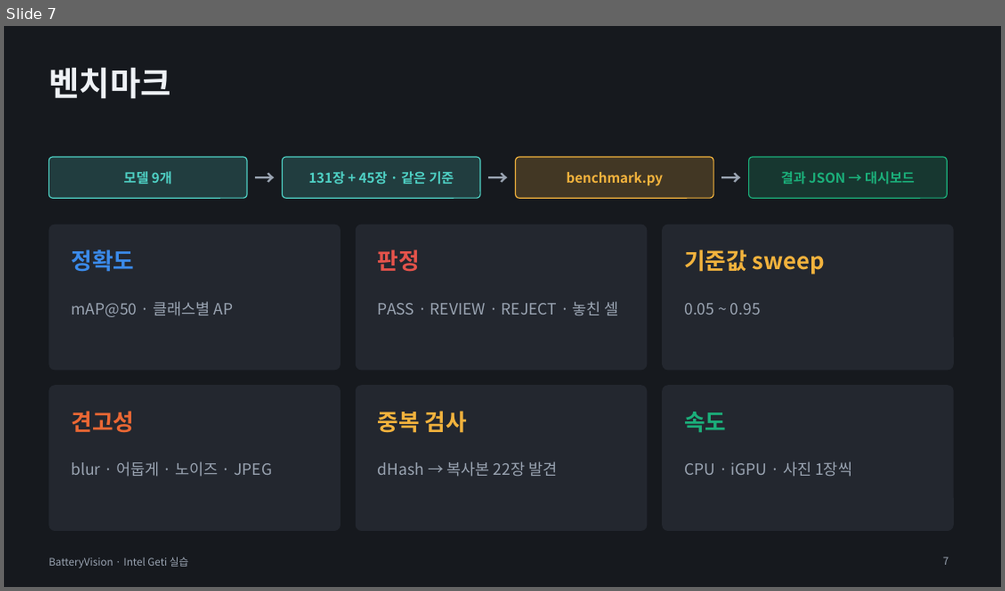
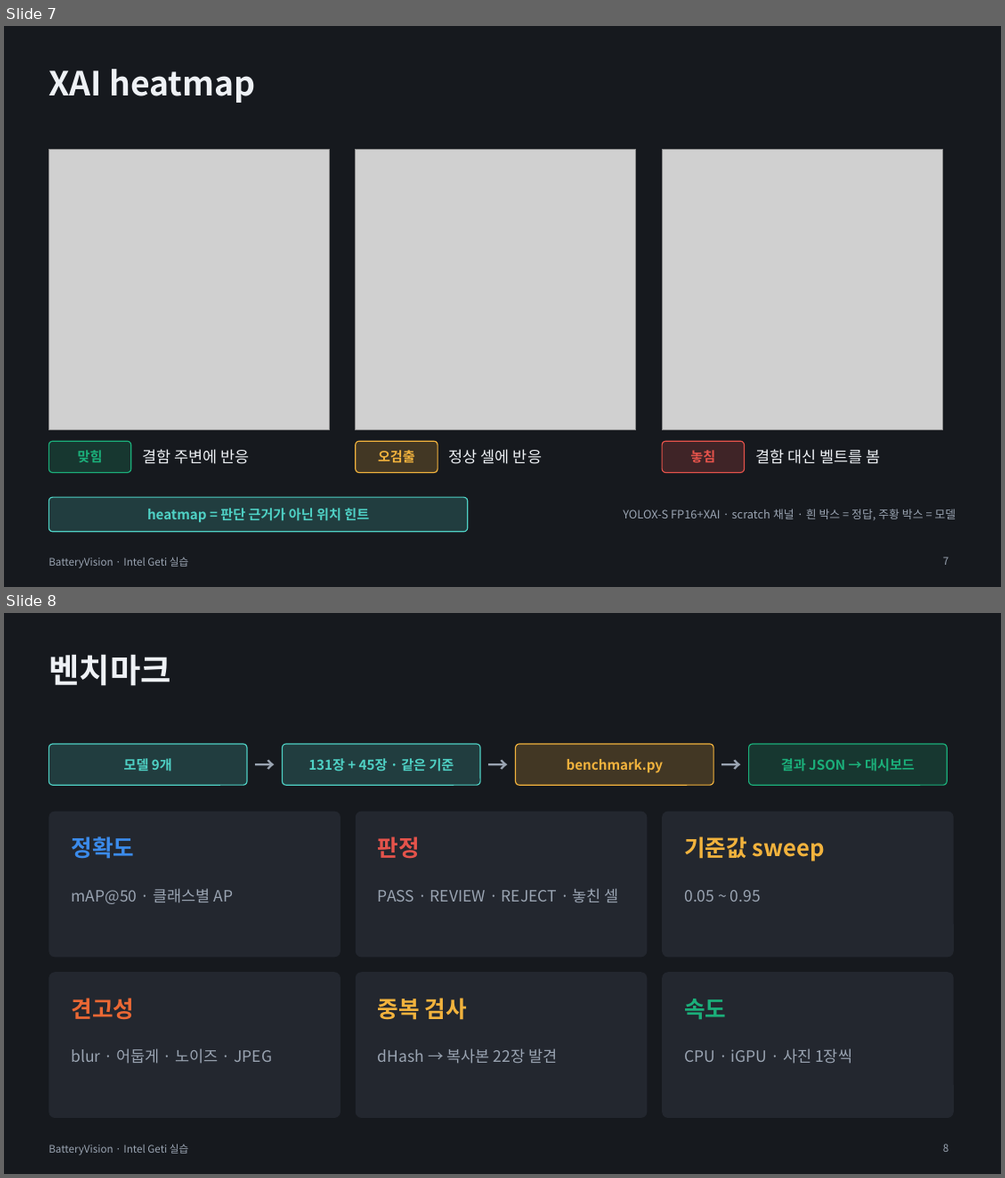
Before and after one commit to se4nchoi/batteryvision, a slide deck: docs/submission/BatteryVision_발표.pptx. Shown one above the other, each under a label of ours: slide 7 before the commit, slides 7 and 8 after it. The pictures are 1005x591 and 1005x1178 pixels, drawn with LibreOffice and Linux fonts; fonts in the diff are those of the drawing; grey boxes stand for pictures. Boxes give left, top, right and bottom in pixels: in the first picture for what was removed or moved away, otherwise in the second. Text is boxed around its words. In the diff, an @@ line names an element or a change of style, - is before the commit and + after.

```diff
--- a/docs/submission/BatteryVision_발표.pptx
+++ b/docs/submission/BatteryVision_발표.pptx
@@ slide 7 added at box(4, 26, 1001, 587), background #16191E; not listed: 1 template element that a slide beside it also shows @@
@@ title added at box(48, 69, 255, 103), 32 pt, text #EEF1F5, bold @@
+XAI heatmap
@@ picture added at box(48, 150, 329, 430) @@
@@ picture added at box(356, 150, 636, 430) @@
@@ picture added at box(662, 150, 942, 430) @@
@@ rounded rectangle added at box(48, 441, 131, 473), fill #1BAF7A at 20% opacity, outline #1BAF7A 1 pt @@
@@ text added at box(78, 450, 103, 462), 13 pt, text #1BAF7A, bold @@
+맞힘
@@ text added at box(142, 449, 250, 464), 15 pt, text #EEF1F5 @@
+결함 주변에 반응
@@ rounded rectangle added at box(356, 441, 437, 473), fill #F2B33D at 20% opacity, outline #F2B33D 1 pt @@
@@ text added at box(378, 450, 415, 463), 13 pt, text #F2B33D, bold @@
+오검출
@@ text added at box(449, 449, 542, 464), 15 pt, text #EEF1F5 @@
+정상 셀에 반응
@@ rounded rectangle added at box(662, 441, 744, 473), fill #E5534B at 20% opacity, outline #E5534B 1 pt @@
@@ text added at box(690, 450, 715, 463), 13 pt, text #E5534B, bold @@
+놓침
@@ text added at box(755, 449, 881, 464), 15 pt, text #EEF1F5 @@
+결함 대신 벨트를 봄
@@ rounded rectangle added at box(48, 497, 468, 532), fill #4FD1C5 at 20% opacity, outline #4FD1C5 1 pt @@
@@ text added at box(147, 507, 369, 522), 13 pt, text #4FD1C5, bold @@
+heatmap = 판단 근거가 아닌 위치 힌트
@@ text added at box(623, 508, 956, 520), 11 pt, text #9AA4B2 @@
+YOLOX-S FP16+XAI · scratch 채널 · 흰 박스 = 정답, 주황 박스 = 모델
@@ page number added at box(943, 556, 948, 564), 10 pt, text #9AA4B2 @@
+7
@@ what was slide 7 is now slide 8 @@
@@ page number at box(943, 1143, 948, 1151): text changed @@
-7
+8
```
Also in this commit, not shown: 3 slides changed, 6 other files.
